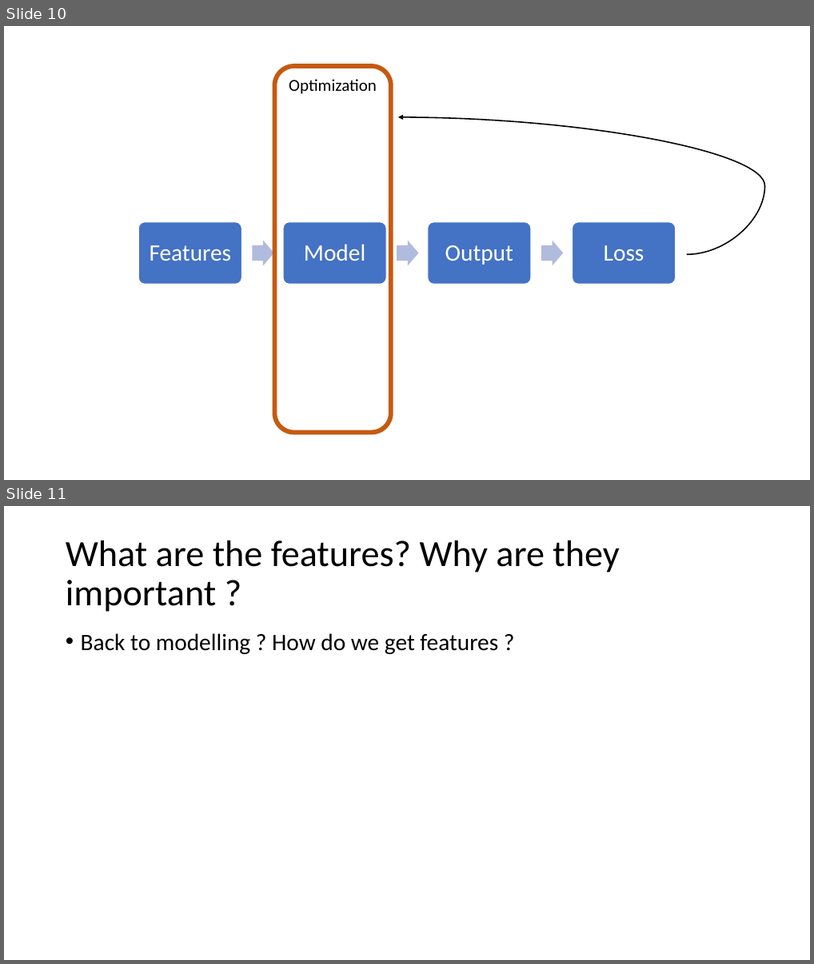
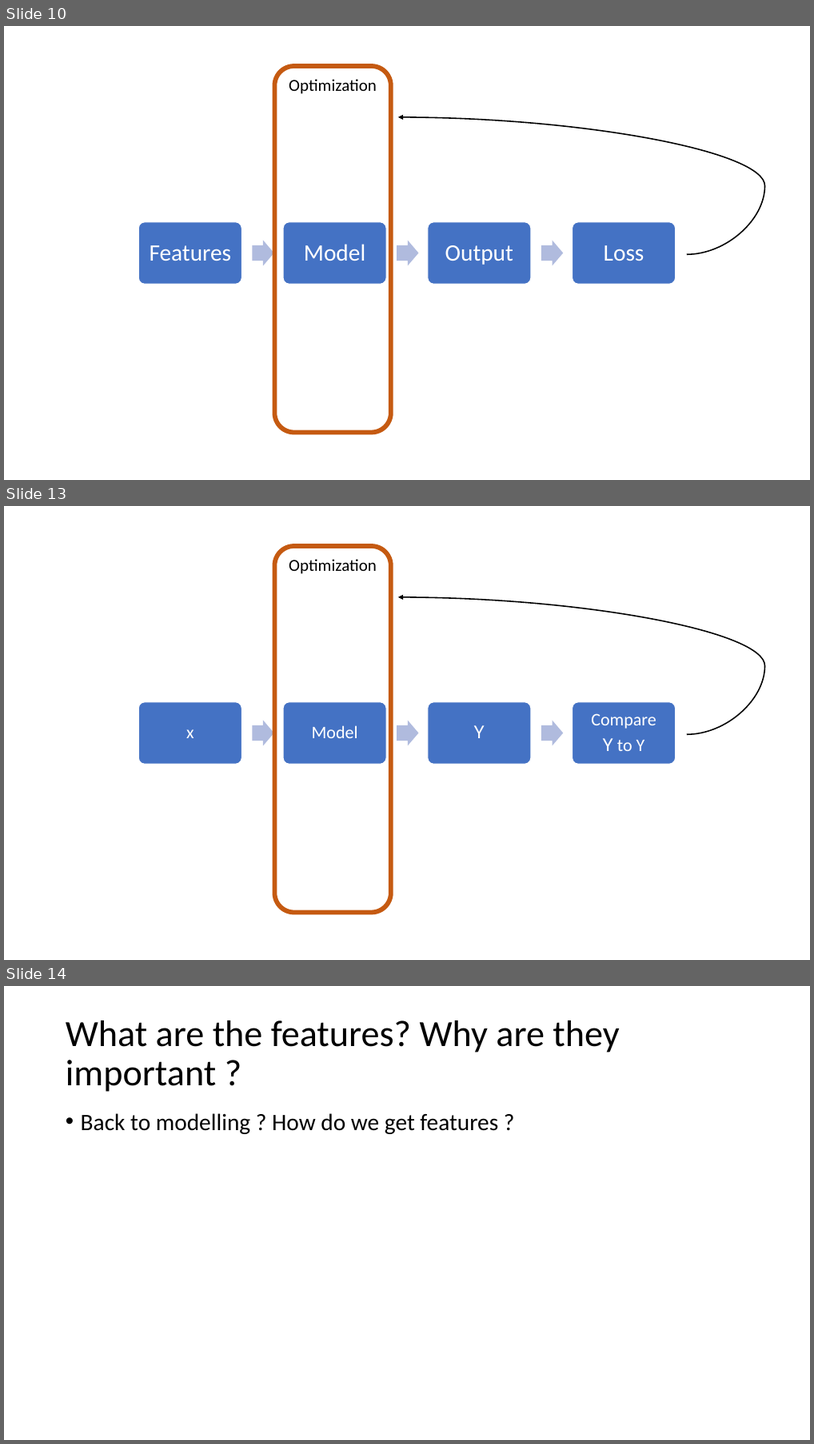
Before and after one commit to moayad-hsn/IndabaX-Sudan-2019, a slide deck: Intro to ML.pptx. Shown one above the other, each under a label of ours: slides 10 and 11 before the commit, slides 10, 13 and 14 after it; the slides between them are not shown. The pictures are 814x964 and 814x1444 pixels, drawn with LibreOffice and Linux fonts; fonts in the diff are those of the drawing. Boxes give left, top, right and bottom in pixels: in the first picture for what was removed or moved away, otherwise in the second. Text is boxed around its words. In the diff, an @@ line names an element or a change of style, - is before the commit and + after.

```diff
--- a/Intro to ML.pptx
+++ b/Intro to ML.pptx
@@ slide 13 added at [4, 506, 810, 960], background #FFFFFF @@
@@ group added at [139, 546, 766, 912]: 5 rounded rectangles, 4 texts, 3 right arrows, 1 curved arrow @@
+x
+Model
+Y
+Compare
+Y to Y
+Optimization
@@ what was slide 11 is now slide 14 @@
```
Also in this commit, not shown: 6 slides changed, 2 other slides added, 1 slide removed.
